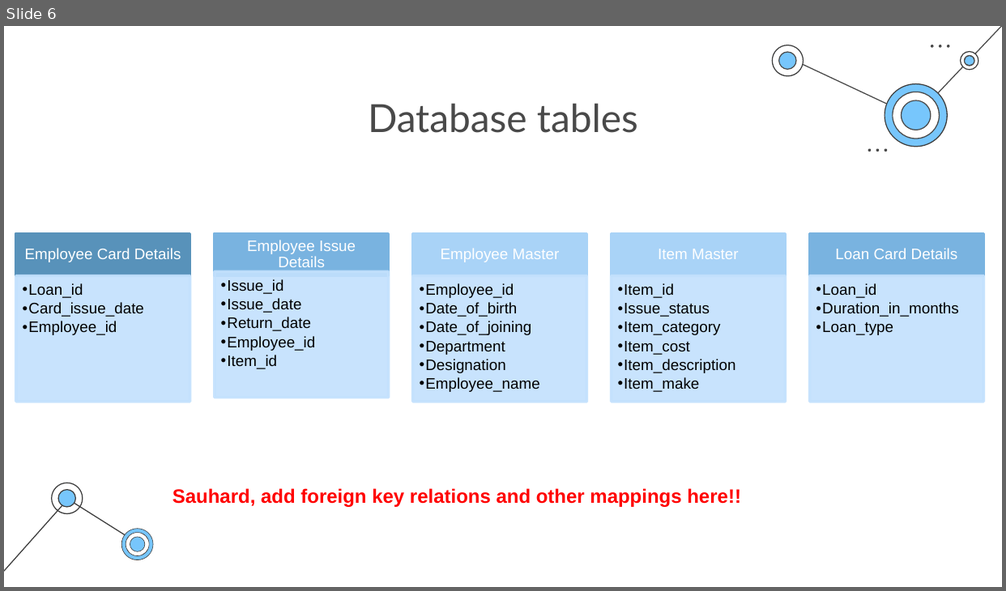
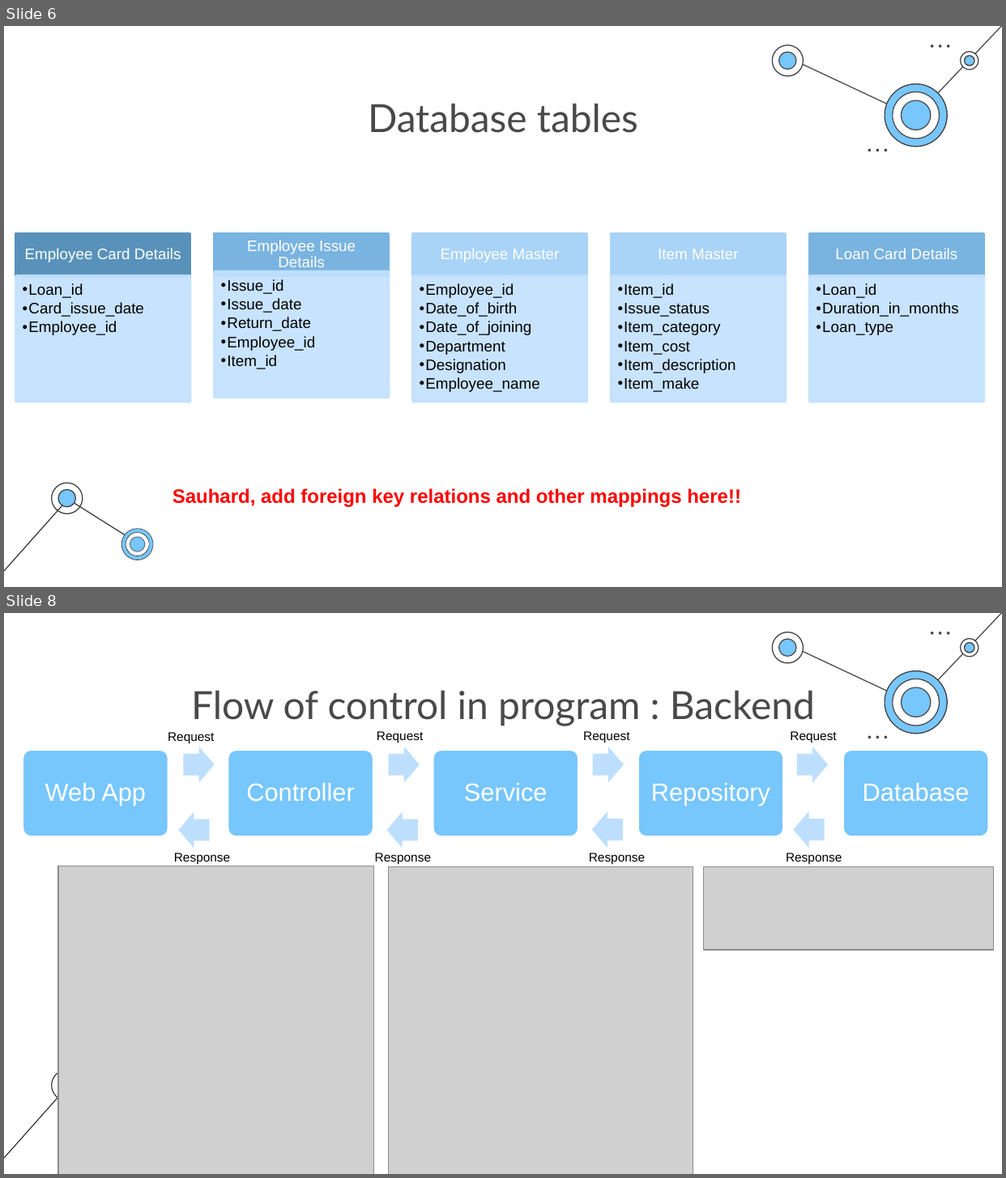
Before and after one commit to kabilan16/LoanManagement, a slide deck: Technology Consulting by Slidesgo.pptx. Shown one above the other, each under a label of ours: slide 6 before the commit, slides 6 and 8 after it; the slides between them are not shown. The pictures are 1006x591 and 1006x1178 pixels, drawn with LibreOffice and Linux fonts; fonts in the diff are those of the drawing; grey boxes stand for pictures. Boxes give left, top, right and bottom in pixels: in the first picture for what was removed or moved away, otherwise in the second. Text is boxed around its words. In the diff, an @@ line names an element or a change of style, - is before the commit and + after.

```diff
--- a/Technology Consulting by Slidesgo.pptx
+++ b/Technology Consulting by Slidesgo.pptx
@@ slide 8 added at [4,613,1002,1174], background #FFFFFF; not listed: 26 template elements that a slide beside it also shows @@
@@ title added at [191,690,815,726], 28 pt, text #494949 @@
+Flow of control in program : Backend
@@ text added at [168,732,214,743], 9 pt, text #000000 @@
+Request
@@ text added at [377,731,423,743], 9 pt, text #000000 @@
+Request
@@ text added at [583,731,629,743], 9 pt, text #000000 @@
+Request
@@ text added at [790,731,836,743], 9 pt, text #000000 @@
+Request
@@ group added at [22,747,989,837]: 9 freeform shapes @@
+Web App
+Controller
+Service
+Repository
+Database
@@ freeform shape added at [179,811,210,848], fill #BDDFFD @@
@@ freeform shape added at [387,811,418,848], fill #BDDFFD @@
@@ freeform shape added at [592,811,623,848], fill #BDDFFD @@
@@ freeform shape added at [794,811,825,848], fill #BDDFFD @@
@@ text added at [174,853,230,864], 9 pt, text #000000 @@
+Response
@@ text added at [375,853,431,865], 9 pt, text #000000 @@
+Response
@@ text added at [589,853,645,865], 9 pt, text #000000 @@
+Response
@@ text added at [786,853,842,864], 9 pt, text #000000 @@
+Response
@@ picture added at [58,867,373,1174] @@
@@ picture added at [388,867,692,1174] @@
@@ picture added at [704,867,994,949] @@
```
Also in this commit, not shown: 4 slides changed, 1 other slide added, 2 slides removed.
